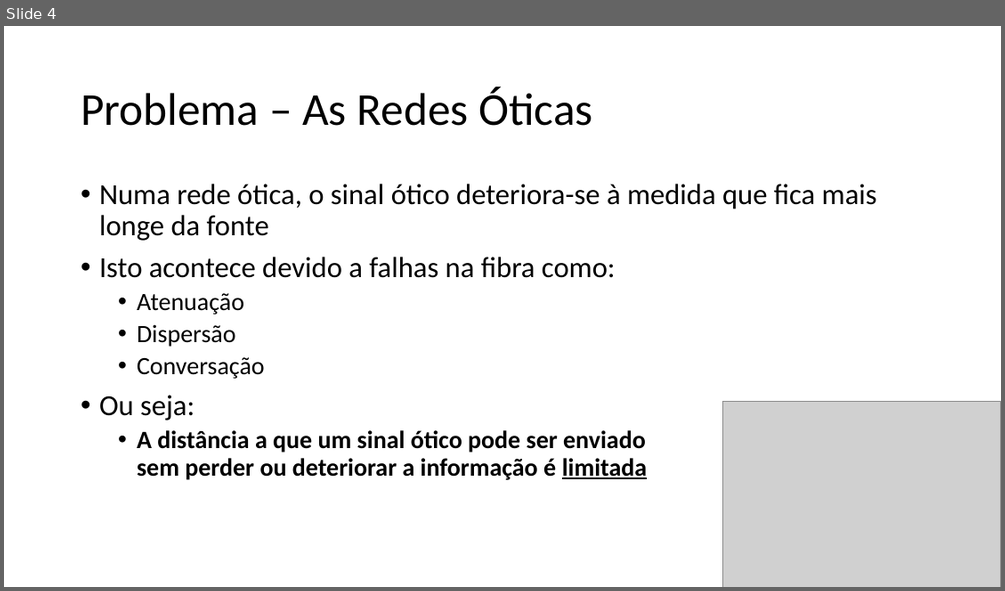
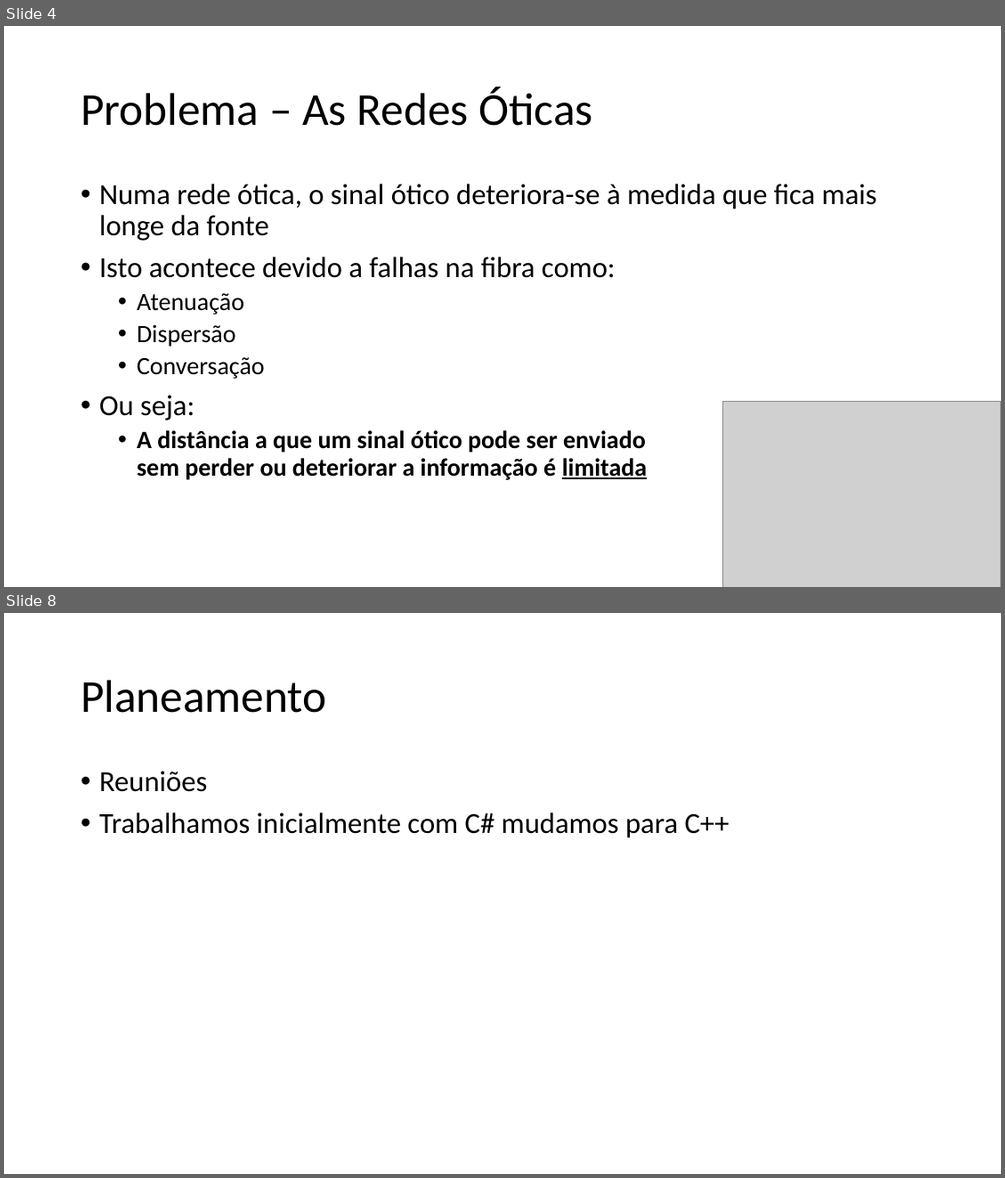
Before and after one commit to xQsme/RLP_Qt, a slide deck: powerpoint_defesa.pptx. Shown one above the other, each under a label of ours: slide 4 before the commit, slides 4 and 8 after it; the slides between them are not shown. The pictures are 1005x591 and 1005x1178 pixels, drawn with LibreOffice and Linux fonts; fonts in the diff are those of the drawing; grey boxes stand for pictures. Boxes give left, top, right and bottom in pixels: in the first picture for what was removed or moved away, otherwise in the second. Text is boxed around its words. In the diff, an @@ line names an element or a change of style, - is before the commit and + after.

```diff
--- a/powerpoint_defesa.pptx
+++ b/powerpoint_defesa.pptx
@@ slide 8 added at (x1=4, y1=613, x2=1001, y2=1174), background #FFFFFF @@
@@ title added at (x1=81, y1=680, x2=327, y2=713), 44 pt, text #000000 @@
+Planeamento
@@ text added at (x1=99, y1=771, x2=729, y2=838), 28 pt, text #000000 @@
+• Reuniões
+• Trabalhamos inicialmente com C# mudamos para C++
```
Also in this commit, not shown: 2 slides changed, 3 other slides added.
